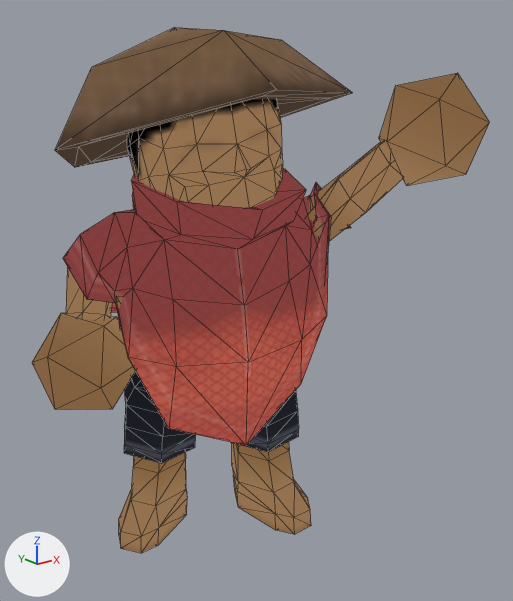
What one commit did to the glTF model public/meshes/SM_Allen_WelcomePose.glb.
One viewpoint serves both versions: a camera (50 mm lens) standing at (-1.137, -1.649, 1.325) and looking at (0.115, -0.085, 0.699). The axes (+X, +Y, +Z) are drawn at lower left. The lights are the same throughout. The older version comes first. Mesh edges are drawn as thin lines. Vertices at exactly the same position are counted once.

Objects in the first picture: 'Body'.
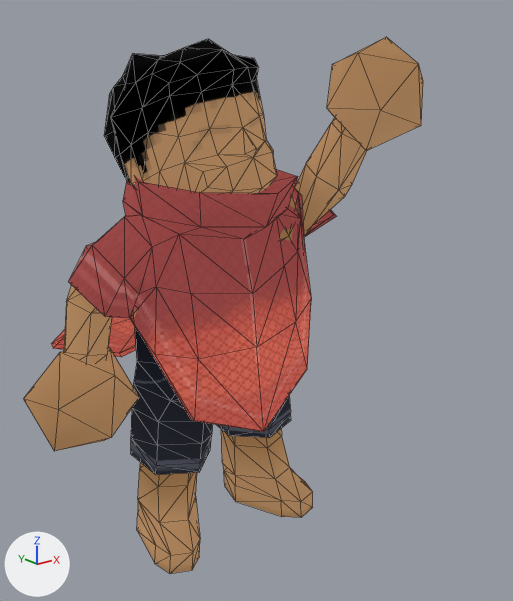
Location of each change, (x1, y1, x2, y2) in pixels of the pictures (513 x 601 px; the box of a moved part takes in the faces that stretch with it):
'Body', surface changed, reshaped (12% narrower)
    before: (32, 28, 489, 553)
    after: (23, 37, 423, 573)
part 1 of me_body, added (brown)
    after: (327, 37, 423, 151)
part 2 of me_body, moved or reshaped
    before: (119, 452, 187, 553)
    after: (137, 462, 200, 573)
part 3 of me_body, moved or reshaped
    before: (32, 313, 136, 410)
    after: (23, 348, 138, 451)
part 4 of me_body, rebuilt
    before: (63, 168, 351, 445)
    after: (51, 169, 336, 432)
part 5 of me_body, rebuilt
    before: (127, 99, 283, 208)
    after: (104, 39, 277, 194)
part 6 of me_body, rebuilt (16% wider)
    before: (232, 442, 311, 534)
    after: (221, 429, 313, 517)
part 7 of me_body, rebuilt
    before: (66, 267, 112, 320)
    after: (64, 285, 112, 362)
part 8 of me_body, rebuilt
    before: (306, 142, 403, 241)
    after: (279, 117, 367, 241)
part 9 of me_body, deleted (brown)
    before: (55, 28, 352, 167)
part 10 of me_body, deleted (brown)
    before: (379, 73, 489, 185)
part 11 of me_body, moved or reshaped
    before: (116, 297, 299, 463)
    after: (131, 309, 291, 475)

What changed in the scene script:
```text
Change mat_grid:
    where n2 = _N.new('ShaderNodeTexImage'); n2.name = 'Image Texture'
    add n2.interpolation = 'Closest'
    remove n3 = _N.new('ShaderNodeMix'); n3.name = 'Mix'
    remove n3.data_type = 'RGBA'
    remove n3.blend_type = 'MULTIPLY'
    remove n3.inputs[0].default_value = 1.0  # 'Factor'
    remove n3.inputs[7].default_value = (0.0, 0.0, 0.0, 1.0)  # 'B', black #000000
    remove n4 = _N.new('ShaderNodeVertexColor'); n4.name = 'Color Attribute'
    add n5 = _N.new('ShaderNodeTexImage'); n5.name = 'Image Texture.001'
    add n5.image = img_gridcol
    where n0 = _N.new('ShaderNodeBsdfPrincipled'); n0.name = 'Principled BSDF'
    remove _L.new(n3.outputs[2], n0.inputs[0])  # 'Result' to 'Base Color'
    remove _L.new(n4.outputs[0], n3.inputs[6])  # 'Color' to 'A'
    add _L.new(n5.outputs[0], n0.inputs[0])  # 'Color' to 'Base Color'
Change me_body:
    used by ob_body; location = (0.0, 0.0, 0.0)
    remove me_body.from_pydata(...)  # 454 vertices, 790 faces; spans x -0.481..0.61, y -0.555..0.527, z -0.005..1.45
    add me_body.from_pydata(...)  # 455 vertices, 818 faces; spans x -0.534..0.562, y -0.374..0.435, z -0.006..1.433
    me_body part 1: a new loose piece, an icosphere of 20 faces spanning x 0.27..0.562, y -0.374..-0.112, z 1.129..1.433, in mat_grid
    me_body part 2: the loose piece of 34 vertices spanning x -0.333..-0.033, y -0.06..0.185, z -0.005..0.309 is multiplied about its middle by the matrix ((0.829, -0.559, 0.01), (0.559, 0.829, -0.001), (-0.007, 0.007, 1.0)), then moved by (-0.009, -0.114, 0.0)
    me_body part 3: the loose piece of 12 vertices spanning x -0.481..-0.216, y -0.054..0.25, z 0.43..0.7 is multiplied about its middle by the matrix ((0.963, -0.27, 0.024), (0.265, 0.917, -0.298), (0.058, 0.293, 0.954)), then moved by (-0.044, -0.053, -0.079)
    me_body part 4: the loose piece of 99 vertices spanning x -0.366..0.395, y -0.31..0.527, z 0.335..1.106 is rebuilt with 99 vertices and now spans x -0.412..0.405, y -0.269..0.435, z 0.35..1.095
    me_body part 5: the loose piece of 89 vertices spanning x -0.246..0.169, y -0.265..0.175, z 0.949..1.368 is rebuilt with 115 vertices and now spans x -0.272..0.176, y -0.211..0.277, z 0.96..1.425
    me_body part 6: the loose piece of 34 vertices spanning x 0.053..0.248, y -0.274..0.04, z -0.005..0.309 is rebuilt with 34 vertices and now spans x 0.072..0.273, y -0.219..0.103, z -0.005..0.309
    me_body part 7: the loose piece of 32 vertices spanning x -0.387..-0.096, y -0.085..0.259, z 0.613..0.962 is rebuilt with 32 vertices and now spans x -0.438..-0.102, y -0.104..0.154, z 0.554..0.962
    me_body part 8: the loose piece of 32 vertices spanning x 0.077..0.472, y -0.396..0.022, z 0.784..1.184 is rebuilt with 32 vertices and now spans x 0.094..0.451, y -0.254..0.081, z 0.784..1.239
    me_body part 9: the loose piece of 25 vertices spanning x -0.469..0.352, y -0.44..0.357, z 1.071..1.45 is deleted
    me_body part 10: the loose piece of 12 vertices spanning x 0.302..0.61, y -0.555..-0.268, z 1.043..1.337 is deleted
    me_body part 11
    84 vertices are removed from x -0.283..0.275, y -0.192..0.187, z 0.258..0.95
    152 faces are deleted
    84 vertices are added at x -0.277..0.273, y -0.162..0.15, z 0.258..0.949
    152 new faces join them
```
